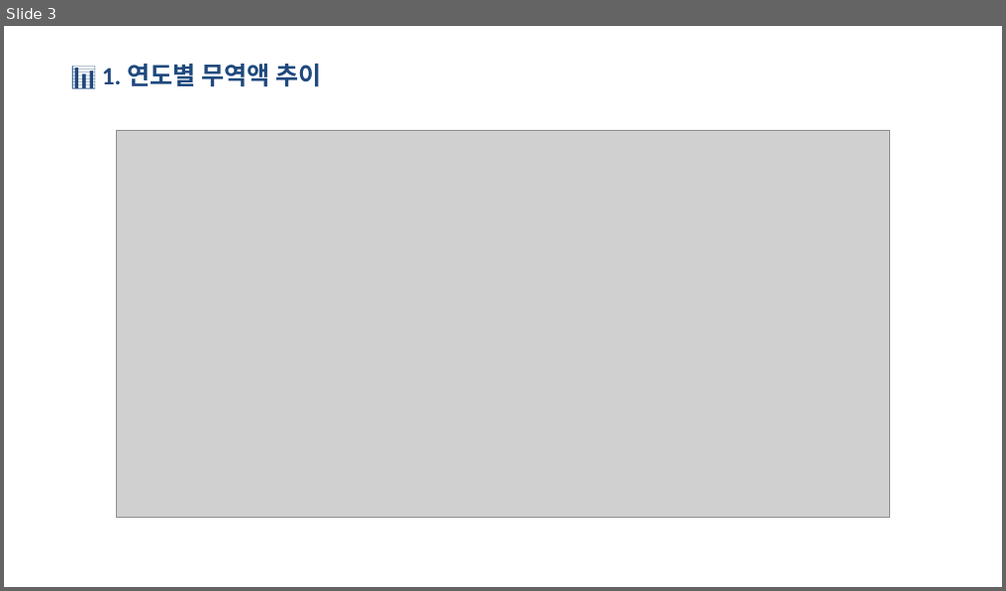
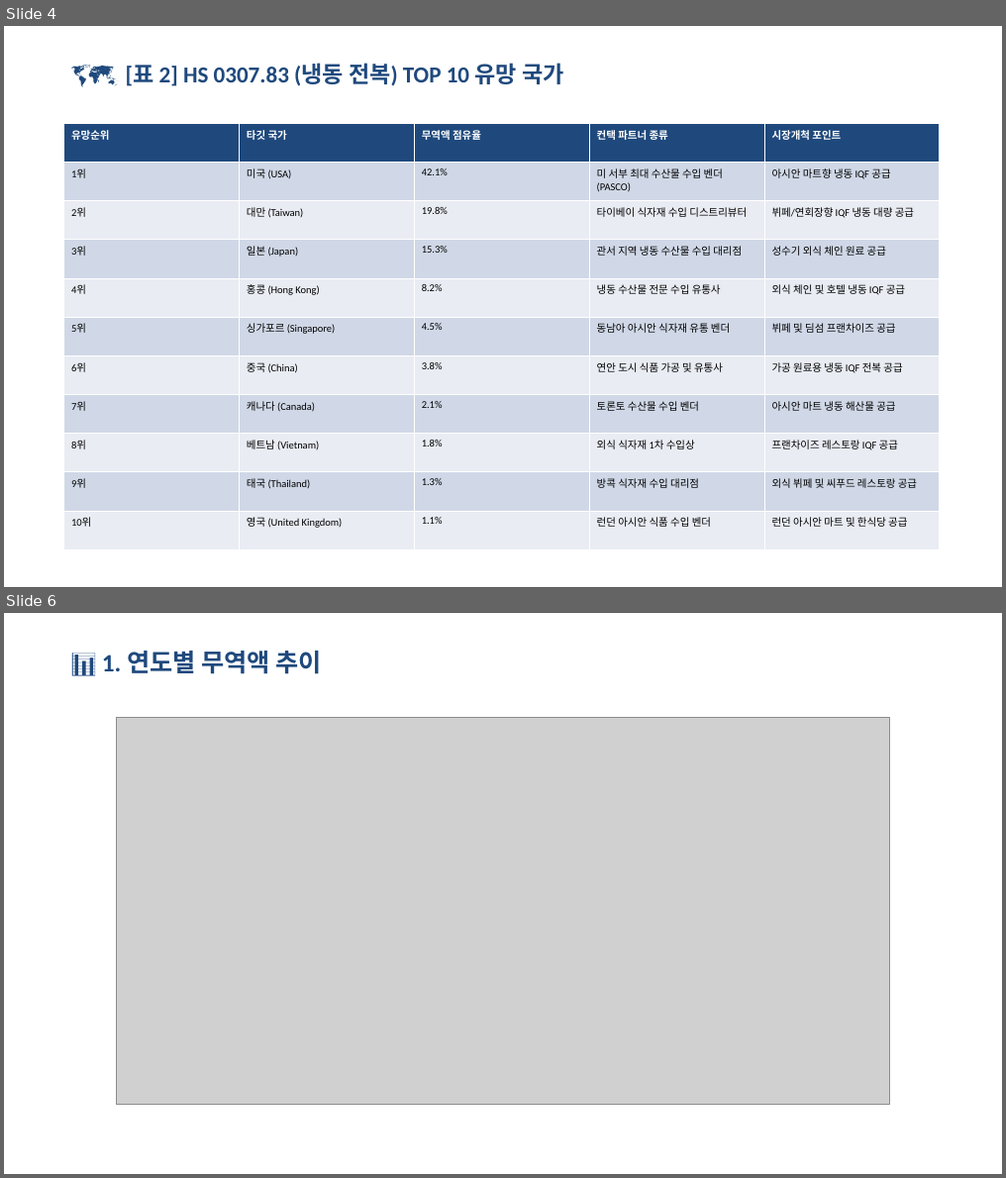
Before and after one commit to letsdoit5130/HYU_RSCH, a slide deck: BIZ-Jeonbok/reports/BIZ_Jeonbok_Market_Entry_Deck.pptx. Shown one above the other, each under a label of ours: slide 3 before the commit, slides 4 and 6 after it; the slides between them are not shown. The pictures are 1006x591 and 1006x1178 pixels, drawn with LibreOffice and Linux fonts; fonts in the diff are those of the drawing; grey boxes stand for pictures. Boxes give left, top, right and bottom in pixels: in the first picture for what was removed or moved away, otherwise in the second. Text is boxed around its words. In the diff, an @@ line names an element or a change of style, - is before the commit and + after.

```diff
--- a/BIZ-Jeonbok/reports/BIZ_Jeonbok_Market_Entry_Deck.pptx
+++ b/BIZ-Jeonbok/reports/BIZ_Jeonbok_Market_Entry_Deck.pptx
@@ slide 4 added at (4, 26, 1002, 587), background #FFFFFF @@
@@ text added at (133, 63, 563, 86), 22 pt, text #1F497D, bold @@
+🗺️ [표 2] HS 0307.83 (냉동 전복) TOP 10 유망 국가
@@ table added at (63, 123, 940, 550), 11 rows, 5 columns @@
+유망순위 | 타깃 국가 | 무역액 점유율 | 컨택 파트너 종류 | 시장개척 포인트
+1위 | 미국 (USA) | 42.1% | 미 서부 최대 수산물 수입 벤더 (PASCO) | 아시안 마트향 냉동 IQF 공급
+2위 | 대만 (Taiwan) | 19.8% | 타이베이 식자재 수입 디스트리뷰터 | 뷔페/연회장향 IQF 냉동 대량 공급
+3위 | 일본 (Japan) | 15.3% | 관서 지역 냉동 수산물 수입 대리점 | 성수기 외식 체인 원료 공급
+4위 | 홍콩 (Hong Kong) | 8.2% | 냉동 수산물 전문 수입 유통사 | 외식 체인 및 호텔 냉동 IQF 공급
+5위 | 싱가포르 (Singapore) | 4.5% | 동남아 아시안 식자재 유통 벤더 | 뷔페 및 딤섬 프랜차이즈 공급
+6위 | 중국 (China) | 3.8% | 연안 도시 식품 가공 및 유통사 | 가공 원료용 냉동 IQF 전복 공급
+7위 | 캐나다 (Canada) | 2.1% | 토론토 수산물 수입 벤더 | 아시안 마트 냉동 해산물 공급
+8위 | 베트남 (Vietnam) | 1.8% | 외식 식자재 1차 수입상 | 프랜차이즈 레스토랑 IQF 공급
+9위 | 태국 (Thailand) | 1.3% | 방콕 식자재 수입 대리점 | 외식 뷔페 및 씨푸드 레스토랑 공급
+10위 | 영국 (United Kingdom) | 1.1% | 런던 아시안 식품 수입 벤더 | 런던 아시안 마트 및 한식당 공급
@@ what was slide 3 is now slide 6 @@
```
Also in this commit, not shown: 2 slides changed, 2 other slides added, 1 slide removed, 8 other files.
